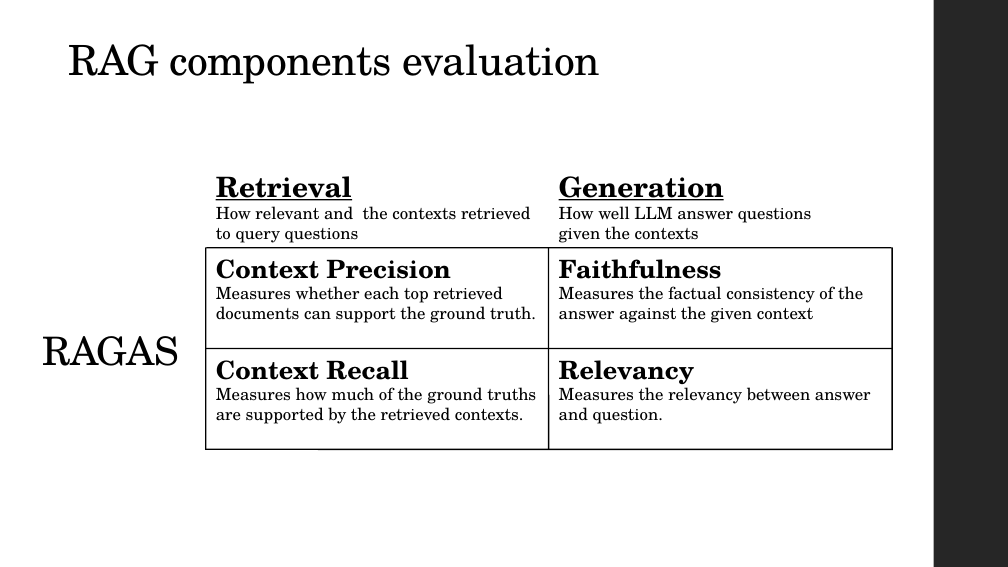
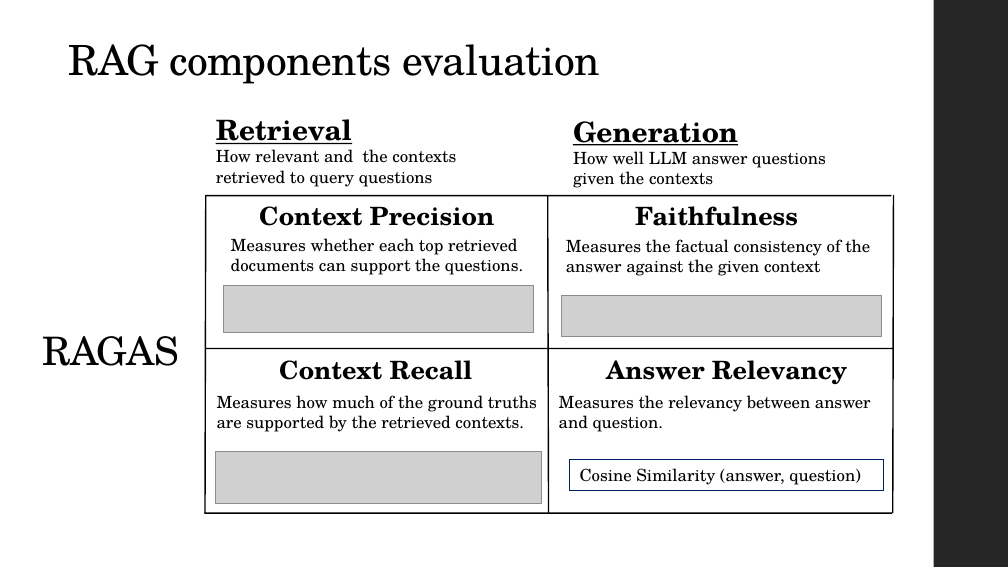
Before and after one commit to benjaminlq/llm_workshops, a slide deck: slide 13 of AI_Health_Summit/AI Summit Practical Workshop.pptx. Drawn at 1008x567 pixels with LibreOffice and Linux fonts; fonts in the diff are those of the drawing; grey boxes stand for pictures. Boxes give left, top, right and bottom in pixels: in the first picture for what was removed or moved away, otherwise in the second. Text is boxed around its words. In the diff, an @@ line names an element or a change of style, - is before the commit and + after.

```diff
--- a/AI_Health_Summit/AI Summit Practical Workshop.pptx
+++ b/AI_Health_Summit/AI Summit Practical Workshop.pptx
@@ 2 lines, 1 text, 1 freeform shape: place and size @@
-2 lines, 1 text, 1 freeform shape at (206,163,548,248)
+2 lines, 1 text, 1 freeform shape at (206,107,548,192)
@@ text at (216,149,456,163): text changed @@
-How relevant and the contexts retrieved
+How relevant and the contexts
@@ 3 texts, 1 freeform shape: place and size @@
-3 texts, 1 freeform shape at (558,176,812,243)
+3 texts, 1 freeform shape at (573,121,826,188)
@@ text at (216,170,433,187): text changed @@
-to query questions
+retrieved to query questions
@@ line moved from (206, 248) - (206, 450) to (206, 196) - (205, 513) @@
@@ line moved from (205, 248) - (893, 248) to (206, 196) - (893, 196) @@
@@ text "Context Precision" rewrapped from (216,259,451,287) to (259,206,495,226) @@
@@ line moved from (548, 248) - (548, 450) to (547, 196) - (548, 513) @@
@@ text "Faithfulness" rewrapped from (559,259,722,287) to (635,206,798,226) @@
@@ line moved from (892, 248) - (892, 450) to (893, 196) - (893, 513) @@
@@ text "Measures whether each top retrieved": place and size @@
-text "Measures whether each top retrieved" at (216,286,502,303)
+text "Measures whether each top retrieved" at (231,238,517,255)
@@ text "Measures the factual consistency of ...": place and size @@
-text "Measures the factual consistency of ..." at (559,286,863,303)
+text "Measures the factual consistency of ..." at (566,239,870,256)
@@ text at (231,258,523,275): text changed @@
-documents can support the ground truth.
+documents can support the questions.
@@ text "answer against the given context" rewrapped from (559,306,813,323) to (566,255,820,276) @@
@@ picture added at (224,285,533,333) @@
@@ picture added at (561,296,881,337) @@
@@ text "Context Recall" rewrapped from (216,360,408,388) to (279,360,472,380) @@
@@ text at (606,360,848,384): text changed @@
-Relevancy
+Answer Relevancy
@@ text "are supported by the retrieved ..." rewrapped from (216,407,524,424) to (217,411,524,432) @@
@@ text "Measures how much of the ...": place and size @@
-text "Measures how much of the ..." at (216,387,536,404)
+text "Measures how much of the ..." at (217,395,537,412)
@@ text "Measures the relevancy between answer": place and size @@
-text "Measures the relevancy between answer" at (559,387,871,404)
+text "Measures the relevancy between answer" at (559,395,871,412)
@@ text "and question.": place and size @@
-text "and question." at (559,407,664,424)
+text "and question." at (559,415,664,432)
@@ picture added at (215,452,541,504) @@
@@ rectangle added at (570,460,884,490), outline #002060 0.75 pt, 12 pt, text #000000 @@
+Cosine Similarity (answer, question)
@@ line moved from (205, 450) - (893, 450) to (205, 513) - (892, 513) @@
```
Also in this commit, not shown: 3 other slides changed, 1 slide added.
